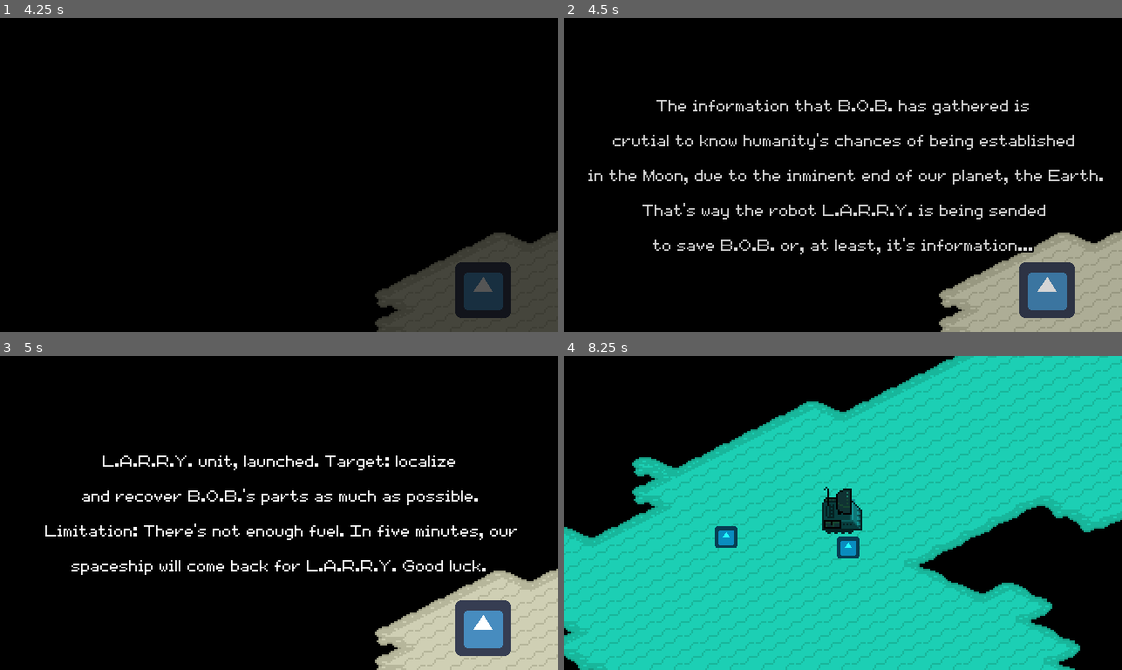
Above: before the commit, frames 1-4 (two rows, left to right).
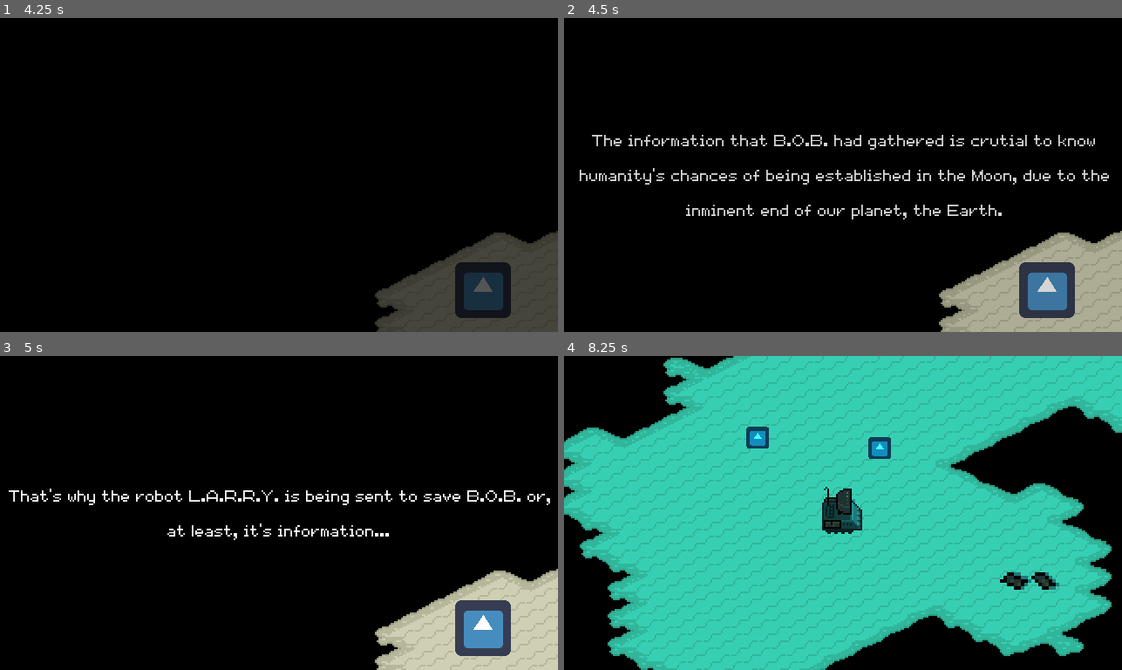
Above: after the commit, the same moments.

Repository: agustinoli/GodotWildJam49
Game: Godot game, scene res://LaunchScene/LaunchScene.tscn
Same seed, same stepped clock (60 frames per second), same inputs: the game is played once before the commit and once after it. The engine's default icon, where the game draws it, is replaced by a stand-in: a white triangle on a blue panel in a dark square. Sound files missing from this copy of the repository are replaced by a short silence.
Inputs (mouse positions are in pixels of both pictures, inside the frame that each line leads up to):
- Up to frame 1 (4.25 s): tap Enter (ui_accept) at 0.5, 1.25, 2 s; move the mouse to (401, 159) at 0.52 s; hold D (Right) 0.53-1.28 s; tap Mouse wheel up (zoom_in) at 0.6 s; tap Space (Jump) at 0.77, 1.52, 3.02 s; move the mouse to (167, 190) at 1.27 s; hold S (Down) 1.28-2.03 s; tap Mouse wheel down (zoom_out) at 1.35 s; move the mouse to (334, 105) at 2.02 s; hold D (Right) 2.03-2.78 s; tap Backspace at 2.1 s; move the mouse to (251, 237) at 2.77 s; hold W (Up) 2.78-3.5 s; tap Keypad Enter at 2.85 s; click "New game" at 3.5 s
- Up to frame 2 (4.5 s): move the mouse to (1010, 222) at 4.27 s; hold A (Left) from 4.28 s (still down); tap Mouse wheel up (zoom_in) at 4.35 s
- Up to frame 3 (5 s): keep holding A (Left); tap Space (Jump) at 4.52 s
- Up to frame 4 (8.25 s): tap Enter (ui_accept) at 5 s; move the mouse to (675, 465) at 5.02 s; tap Mouse wheel down (zoom_out) at 5.1, 8.1 s; tap Space (Jump) at 5.27, 6.77, 7.52 s; move the mouse to (870, 513) at 5.77 s; release A (Left) at 5.78 s; hold S (Down) 5.78-6.53 s; tap Backspace at 5.85 s; move the mouse to (759, 434) at 6.52 s; hold D (Right) 6.53-7.28 s; tap Keypad Enter at 6.6 s; move the mouse to (965, 497) at 7.27 s; hold W (Up) 7.28-8.03 s; tap Mouse wheel up (zoom_in) at 7.35 s; move the mouse to (731, 528) at 8.02 s; hold D (Right) from 8.03 s (still down)

Frame 1 is identical in both runs. In frame 2, 5.4% of the frame differs, in the area x 2-98%, y 26-76%; in frame 3, 3.8%; in frame 4, 91%, in the area x 0-100%, y 0-100%.

Commit message:
feat: added missing translations, fix little issue with intro timer which didn't reset when pressing next, and set autowarp to avoid newlines chars

Diff:
--- a/Intro/Intro.gd
+++ b/Intro/Intro.gd
@@ -13,6 +13,8 @@
 func _input(event):
 	if event.is_pressed():
 		next_msg()
+		timer.stop()
+		timer.start()
 
 
 func next_msg():
--- a/Intro/Intro.tscn
+++ b/Intro/Intro.tscn
@@ -31,3 +31,4 @@
 margin_bottom = 180.0
 align = 1
 valign = 1
+autowrap = true
--- a/Log/Log.tscn
+++ b/Log/Log.tscn
@@ -39,6 +39,7 @@
 text = "I'm a log"
 align = 1
 valign = 1
+autowrap = true
 
 [node name="Exit" type="Label" parent="Black/Blue/VBoxContainer"]
 margin_top = 133.0
--- a/Player/Player.tscn
+++ b/Player/Player.tscn
@@ -133,5 +133,6 @@
 script = ExtResource( 3 )
 
 [node name="Log" parent="." instance=ExtResource( 7 )]
+visible = false
 position = Vector2( -150, -80 )
 z_index = 5
Not shown, changed: addons/GameTemplate/Localization/Localization.csv
